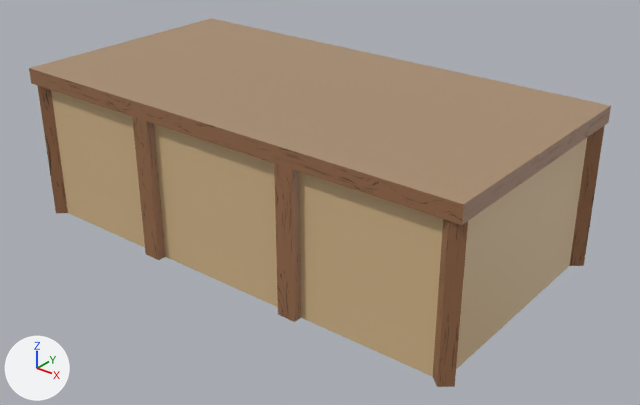
Before and after pictures for a commit that changed the FBX model IMD4006TermProject/Assets/Visual Assets/Models/counter.fbx.
Camera for both pictures: a 50 mm camera at (5.71, -6.85, 4.73) aimed at (0.26, -0.03, 0.5). Lighting does not change. The marker at lower left points along +X, +Y and +Z. Where no turn or scale is listed for an object, it has been applied to the vertices.

The first picture shows 'geo_counter'.
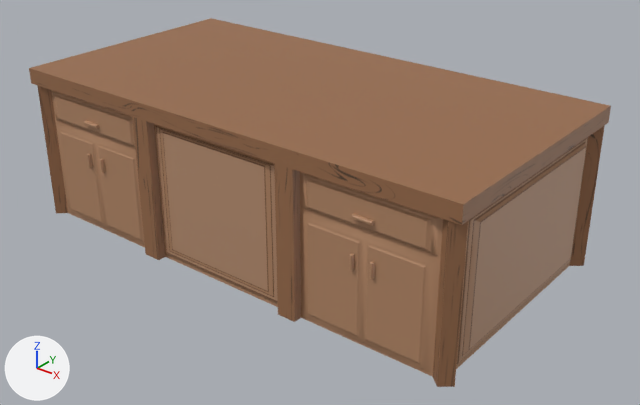
Boxes [x1, y1, x2, y2] around the edits, measured in the pictures (640 x 405 px):
part 1 of me_mesh, added (brown)
    after: [35, 20, 605, 387]
part 2 of me_mesh, recoloured (beige to brown)
    both: [30, 18, 610, 204]
part 3 of me_mesh, recoloured
    both: [30, 69, 611, 225]

Patch to the scene script:
```diff
--- a/IMD4006TermProject/Assets/Visual Assets/Models/counter.fbx.py
+++ b/IMD4006TermProject/Assets/Visual Assets/Models/counter.fbx.py
@@ img_countertxt_png @@
+img_countertxt_png = load_image('counterTxt.png', '_unpacked/counterTxt.png', 2048, 2048, 'sRGB')
@@ mat_counter_txt @@
+mat_counter_txt = principled_material('counter_txt')
+mat_counter_txt.texture = img_countertxt_png
+mat_counter_txt.roughness = 0.553
@@ me_mesh @@
 # used by ob_geo_counter; location = (0.0, 0.0, 0.0)
-me_mesh.from_pydata(...)  # 116 vertices, 112 faces; spans x -2.77..2.77, y -1.42..1.42, z 0.0..1.77
-me_mesh.materials.append(mat_floor_ground_txt)  # beige #d5b78b
+me_mesh.from_pydata(...)  # 792 vertices, 788 faces; spans x -2.77..2.77, y -1.42..1.42, z 0.0..1.77
+# me_mesh part 1: 676 vertices added at x -2.77..2.77, y -1.42..1.42, z 0.0..1.77
+# me_mesh part 2: 15 faces spanning x -2.77..2.77, y -1.42..1.42, z 1.77 switch from mat_woodtrim_txt (beige #aa8e70) to mat_counter_txt (picture img_countertxt_png)
+# me_mesh part 3: 36 faces spanning x -2.77..2.77, y -1.42..1.42, z 0.0..1.77 switch from mat_wood_txt (picture img_texturewooddarker_jpg) to mat_counter_txt (picture img_countertxt_png)
```
